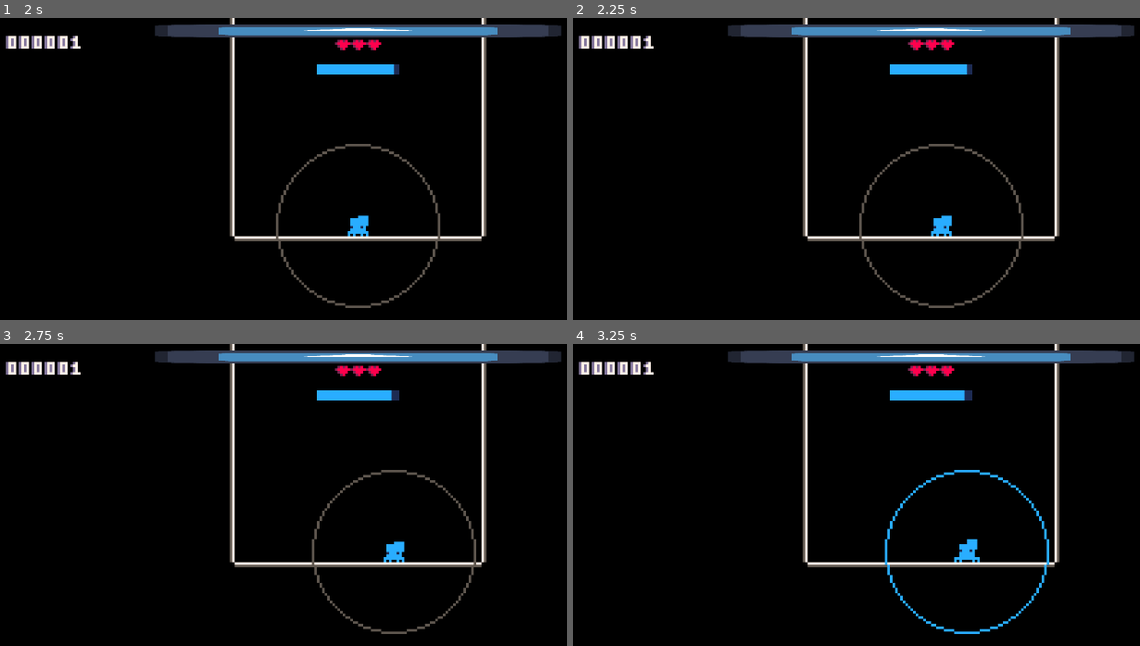
Above: before the commit, frames 1-4 (two rows, left to right).
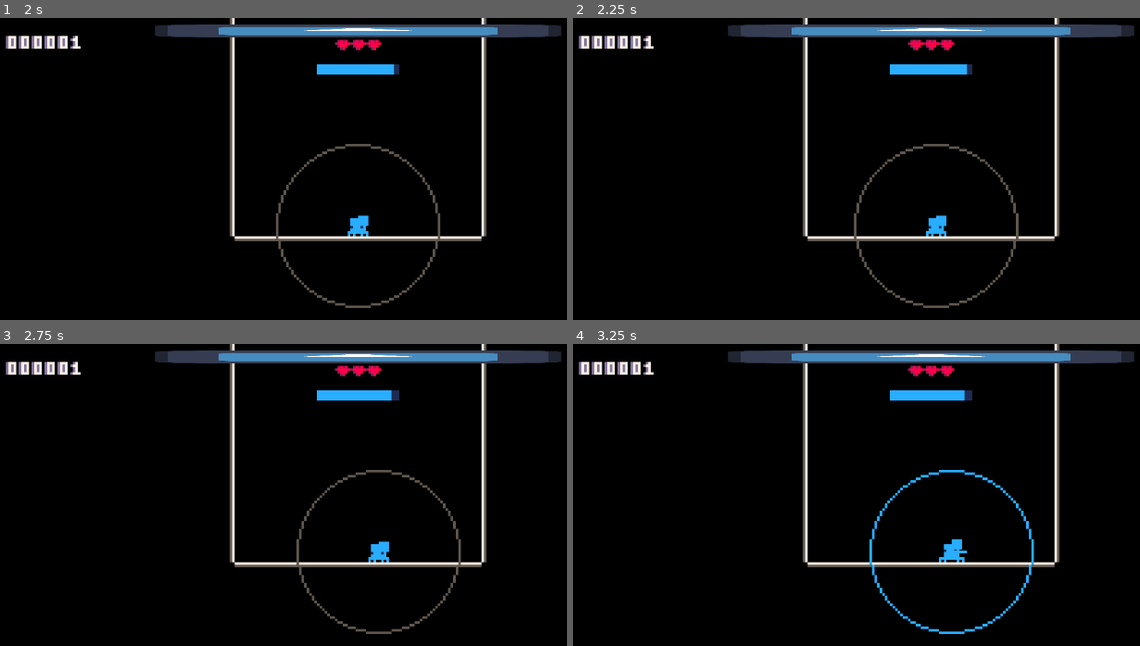
Above: after the commit, the same moments.

Repository: Flamenccio/spider-jump
Game: Godot game, scene res://game.tscn
Two runs of this game, one before a commit and one after it. Both use one fixed random seed, a clock stepped at 60 frames per second and the inputs below. The engine's default icon, where the game draws it, is replaced by a stand-in: a white triangle on a blue panel in a dark square.
Inputs (mouse positions are in pixels of both pictures, inside the frame that each line leads up to):
- Up to frame 1 (2 s): tap Enter at 0.5 s; move the mouse to (521, 205) at 0.52 s; press the mouse at (521, 205) at 0.53 s; hold D (move_right) 0.53-1.25 s; release the mouse at (521, 205) at 1.25 s; drag from (209, 247) to (357, 226) at 1.27 s
- Up to frame 2 (2.25 s): move the mouse to (1003, 135) at 2.02 s; hold D (move_right) from 2.03 s (still down); tap Delete at 2.1 s
- Up to frame 3 (2.75 s): keep holding D (move_right)
- Up to frame 4 (3.25 s): release D (move_right) at 2.75 s; drag from (896, 633) to (969, 552) at 2.77 s

Frame 1 is identical in both runs. In frame 2, 1.4% of the frame differs, in the area x 49-80%, y 41-97%; in frame 3, 1.8%; in frame 4, 2.0%, in the area x 52-84%, y 41-97%.

Commit message:
nerf crawl speed and buff jumping

Diff:
--- a/scenes/player.tscn
+++ b/scenes/player.tscn
@@ -342,12 +342,12 @@
 script = ExtResource("10_qfm1y")
 _player = NodePath("../..")
 _animator = NodePath("../../Sprite")
-_jump_force = 150.0
+_jump_force = 160.0
 
 [node name="Crawl" type="Node" parent="StateMachine" node_paths=PackedStringArray("_player")]
 script = ExtResource("11_fulsm")
 _player = NodePath("../..")
-_move_speed = 20.0
+_move_speed = 12.0
 
 [node name="Entry" type="Node" parent="StateMachine"]
 script = ExtResource("12_qfm1y")
